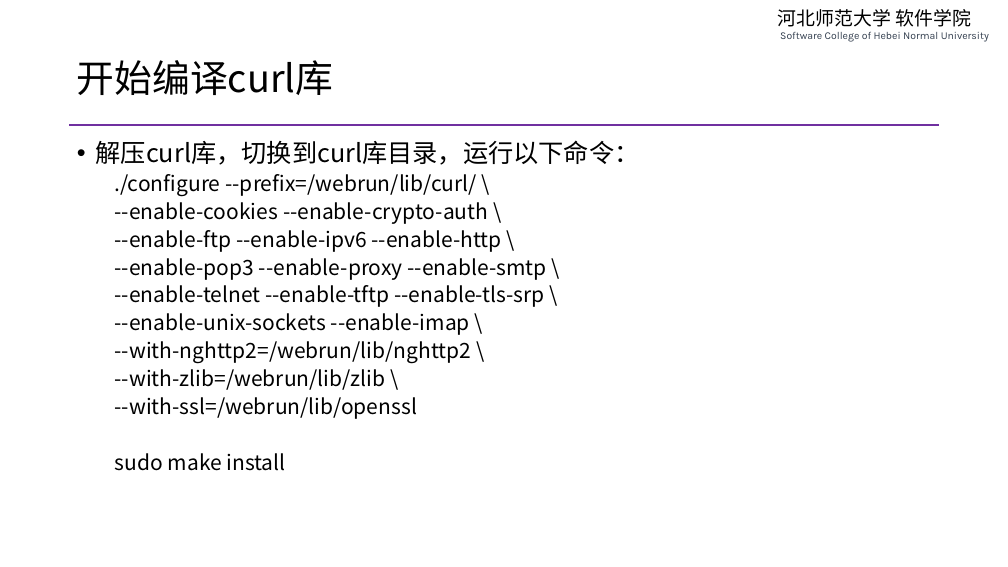
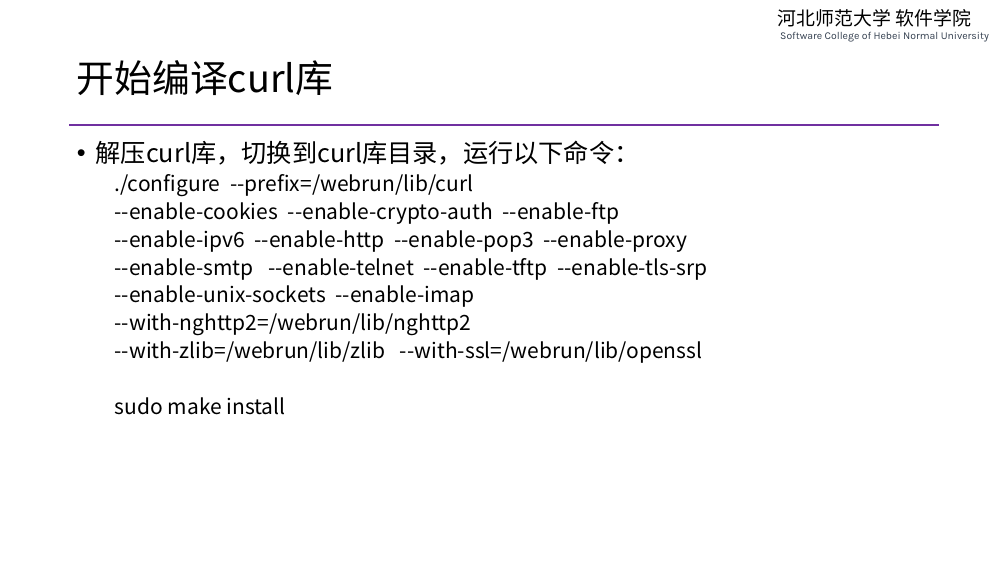
Before and after one commit to edu2act/course-php-serverside-development-on-linux, a slide deck: slide 18 of materials/slides/ch02-complie-php-source-code.pptx (slide 19 before the commit). Drawn at 1008x567 pixels with LibreOffice and Linux fonts; fonts in the diff are those of the drawing. Boxes give left, top, right and bottom in pixels: in the first picture for what was removed or moved away, otherwise in the second. Text is boxed around its words. In the diff, an @@ line names an element or a change of style, - is before the commit and + after.

```diff
--- a/materials/slides/ch02-complie-php-source-code.pptx
+++ b/materials/slides/ch02-complie-php-source-code.pptx
@@ text at (x1=115, y1=174, x2=708, y2=363): text changed @@
-  ./configure --prefix=/webrun/lib/curl/ \
-  --enable-cookies --enable-crypto-auth \
-  --enable-ftp --enable-ipv6 --enable-http \
-  --enable-pop3 --enable-proxy --enable-smtp \
-  --enable-telnet --enable-tftp --enable-tls-srp \
-  --enable-unix-sockets --enable-imap \
-  --with-nghttp2=/webrun/lib/nghttp2 \
-  --with-zlib=/webrun/lib/zlib \
-  --with-ssl=/webrun/lib/openssl
+  ./configure --prefix=/webrun/lib/curl
+  --enable-cookies --enable-crypto-auth --enable-ftp
+  --enable-ipv6 --enable-http --enable-pop3 --enable-proxy
+  --enable-smtp --enable-telnet --enable-tftp --enable-tls-srp
+  --enable-unix-sockets --enable-imap
+  --with-nghttp2=/webrun/lib/nghttp2
+  --with-zlib=/webrun/lib/zlib --with-ssl=/webrun/lib/openssl
```
Also in this commit, not shown: 4 other slides changed, 4 slides added, 1 slide removed, 3 other files.
